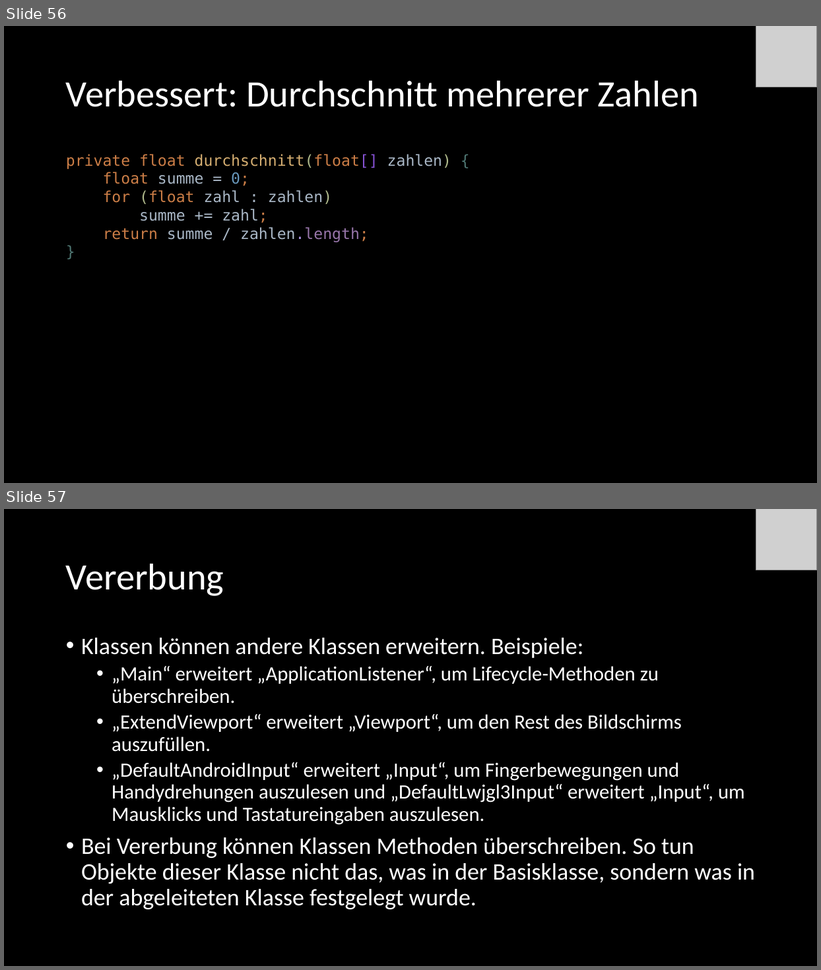
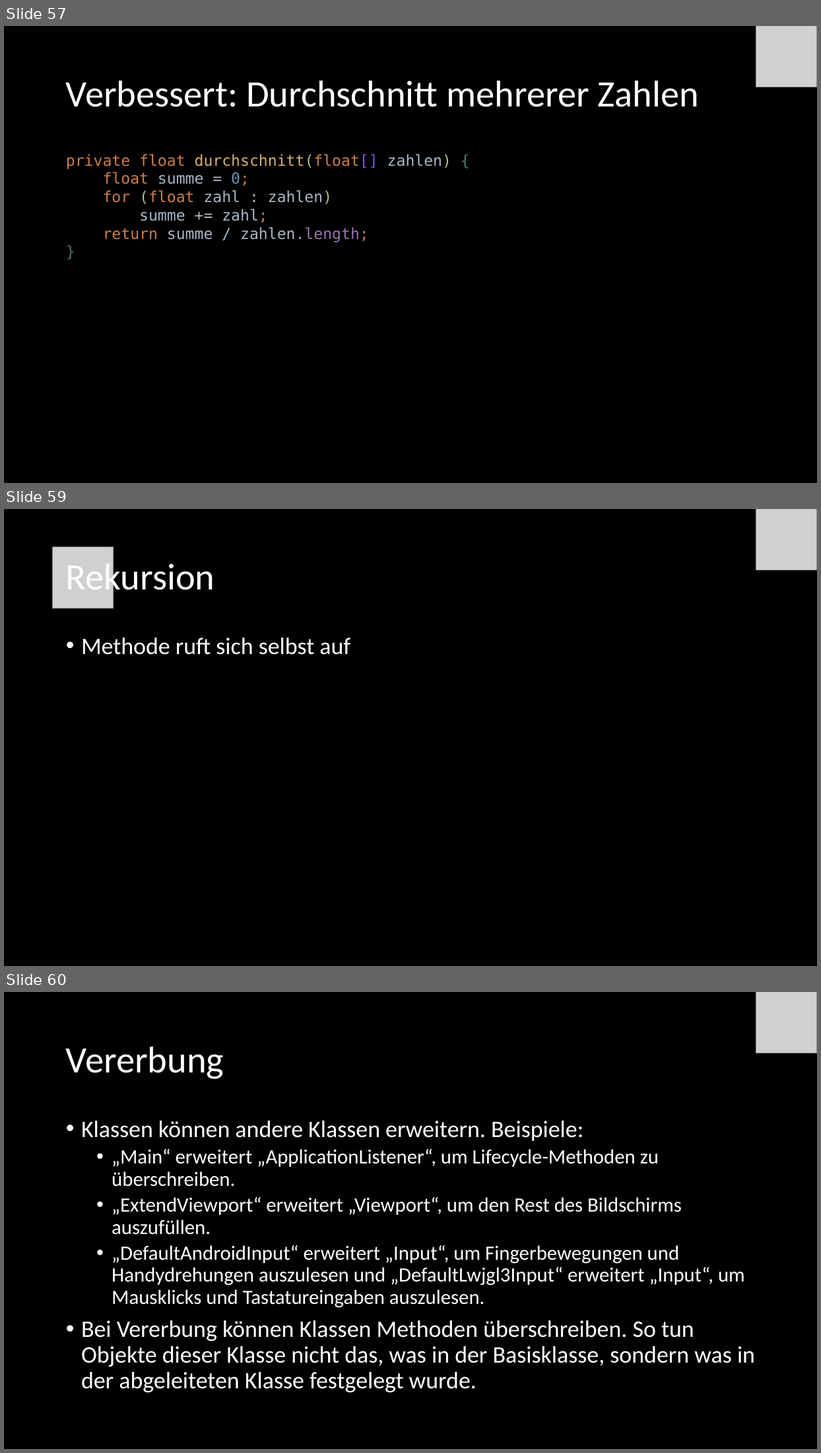
Before and after one commit to Cactusroot/Java, a slide deck: src/Java.pptx. Shown one above the other, each under a label of ours: slides 56 and 57 before the commit, slides 57, 59 and 60 after it; the slides between them are not shown. The pictures are 821x970 and 821x1453 pixels, drawn with LibreOffice and Linux fonts; fonts in the diff are those of the drawing; grey boxes stand for pictures. Boxes give left, top, right and bottom in pixels: in the first picture for what was removed or moved away, otherwise in the second. Text is boxed around its words. In the diff, an @@ line names an element or a change of style, - is before the commit and + after.

```diff
--- a/src/Java.pptx
+++ b/src/Java.pptx
@@ slide 59 added at bbox=[4, 509, 817, 966], background #000000 @@
@@ picture added at bbox=[756, 509, 817, 570] @@
@@ picture added at bbox=[52, 547, 113, 608] @@
@@ title added at bbox=[66, 558, 215, 598], 44 pt, text #FFFFFF @@
+Rekursion
@@ text added at bbox=[81, 638, 350, 655], 28 pt, text #FFFFFF @@
+• Methode ruft sich selbst auf
@@ what was slide 56 is now slide 57 @@
@@ what was slide 57 is now slide 60 @@
```
Also in this commit, not shown: 4 slides changed, 2 other slides added, 15 other files.
